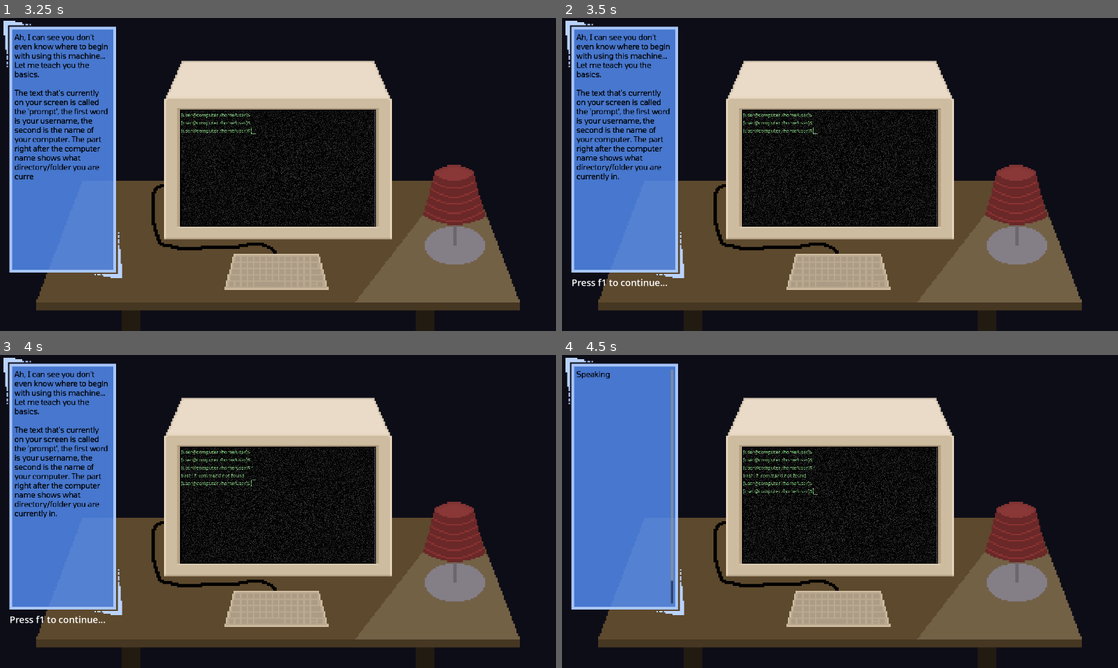
Above: before the commit, frames 1-4 (two rows, left to right).
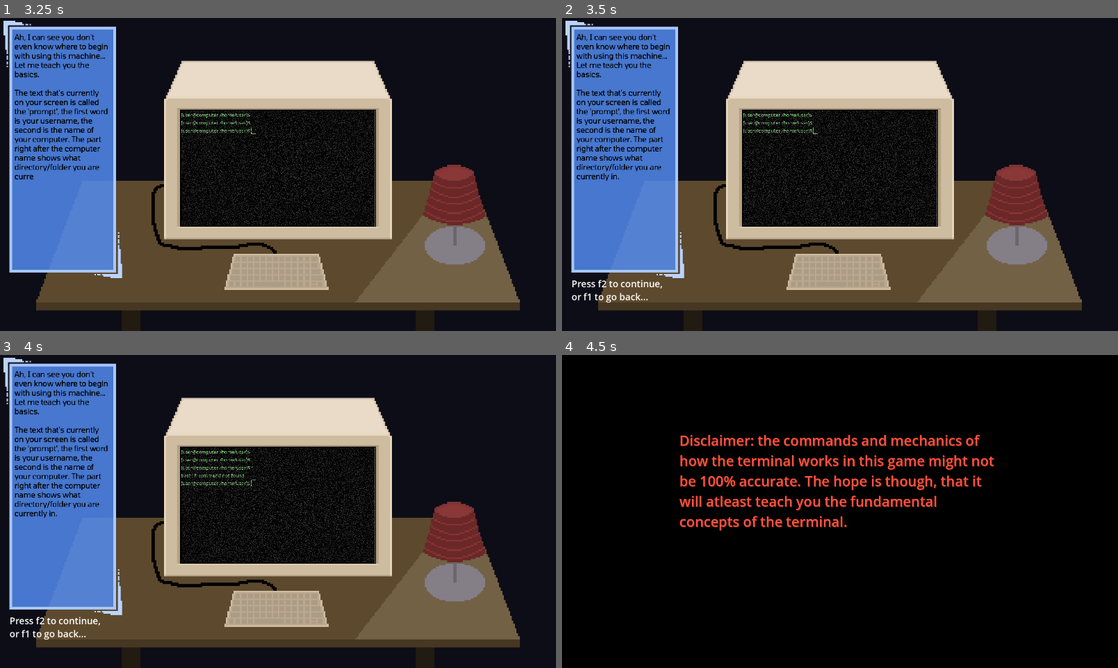
Above: after the commit, the same moments.

Repository: bunnybunnybun/The-Resistance
Game: Godot game, scene res://scenes/LearningTheBasics.tscn
The game is run twice, just before and just after one commit, with the same random seed, the same clock (stepped at 60 frames per second) and the same inputs. This scene is started directly instead of the project's main scene.
Inputs (mouse positions are in pixels of both pictures, inside the frame that each line leads up to):
- Up to frame 1 (3.25 s): tap Enter at 0.5, 0.6, 1.35, 2.3, 3.05 s; move the mouse to (61, 149) at 0.52 s; hold Right 0.53-1.28 s; click (61, 149) at 0.67 s; move the mouse to (278, 168) at 1.27 s; hold Down 1.28-2.03 s; click (278, 168) at 1.42 s; move the mouse to (333, 105) at 2.02 s; hold Right 2.03-2.78 s; tap Alt at 2.1 s; move the mouse to (250, 237) at 2.77 s; hold F2 (forward_in_dialog, bound only after the commit) from 2.78 s (still down); tap Shift at 2.85 s; click (250, 237) at 2.92 s
- Up to frame 2 (3.5 s): keep holding F2 (forward_in_dialog, bound only after the commit)
- Up to frame 3 (4 s): tap F at 3.5 s; move the mouse to (444, 558) at 3.52 s; release F2 (forward_in_dialog, bound only after the commit) at 3.53 s; hold Left from 3.53 s (still down); tap Enter at 3.6 s
- Up to frame 4 (4.5 s): keep holding Left; tap F1 (continue_in_dialog, bound only before the commit) at 4.15 s; move the mouse to (673, 464) at 4.27 s; tap Enter at 4.35 s

Frame 1 is identical in both runs. In frame 2, 0.3% of the frame differs, in the area x 1-19%, y 83-92%; in frame 3, 0.3%; in frame 4, 54%, in the area x 0-94%, y 0-100%.

Commit message:
Created pixel art dialog box for the intro scene, and added the ability to go backwards through the scenes in case you forget something.

Diff:
--- a/project.godot
+++ b/project.godot
@@ -33,11 +33,6 @@
 
 [input]
 
-continue_in_dialog={
-"deadzone": 0.2,
-"events": [Object(InputEventKey,"resource_local_to_scene":false,"resource_name":"","device":-1,"window_id":0,"alt_pressed":false,"shift_pressed":false,"ctrl_pressed":false,"meta_pressed":false,"pressed":false,"keycode":0,"physical_keycode":4194332,"key_label":0,"unicode":0,"location":0,"echo":false,"script":null)
-]
-}
 escape={
 "deadzone": 0.2,
 "events": [Object(InputEventKey,"resource_local_to_scene":false,"resource_name":"","device":-1,"window_id":0,"alt_press …(195 unchanged characters)…
@@ -48,6 +43,16 @@
 "events": [Object(InputEventKey,"resource_local_to_scene":false,"resource_name":"","device":-1,"window_id":0,"alt_press …(189 unchanged characters)…
 ]
 }
+forward_in_dialog={
+"deadzone": 0.2,
+"events": [Object(InputEventKey,"resource_local_to_scene":false,"resource_name":"","device":-1,"window_id":0,"alt_pressed":false,"shift_pressed":false,"ctrl_pressed":false,"meta_pressed":false,"pressed":false,"keycode":0,"physical_keycode":4194333,"key_label":0,"unicode":0,"location":0,"echo":false,"script":null)
+]
+}
+backward_in_dialog={
+"deadzone": 0.2,
+"events": [Object(InputEventKey,"resource_local_to_scene":false,"resource_name":"","device":-1,"window_id":0,"alt_pressed":false,"shift_pressed":false,"ctrl_pressed":false,"meta_pressed":false,"pressed":false,"keycode":0,"physical_keycode":4194332,"key_label":0,"unicode":0,"location":0,"echo":false,"script":null)
+]
+}
 
 [rendering]
 
--- a/scenes/IntroDialog.tscn
+++ b/scenes/IntroDialog.tscn
@@ -1,5 +1,6 @@
-[gd_scene load_steps=4 format=3 uid="uid://c10ly7icxihtw"]
+[gd_scene load_steps=5 format=3 uid="uid://c10ly7icxihtw"]
 
+[ext_resource type="Texture2D" uid="uid://dhuwu63buvsdt" path="res://images/intro_dialog_box.png" id="1_30aji"]
 [ext_resource type="FontFile" uid="uid://ch8t435m137eh" path="res://fonts/Tomorrow/Tomorrow-Regular.ttf" id="1_xkam6"]
 [ext_resource type="Script" uid="uid://b56gt8twdwi8y" path="res://scripts/label.gd" id="2_g2clt"]
 [ext_resource type="PackedScene" uid="uid://c22nd57fwepa8" path="res://scenes/pause_menu.tscn" id="3_g2clt"]
@@ -21,6 +22,23 @@
 grow_vertical = 2
 color = Color(0, 0, 0, 1)
 
+[node name="TextureRect" type="TextureRect" parent="."]
+visible = false
+texture_filter = 1
+layout_mode = 1
+anchors_preset = 8
+anchor_left = 0.5
+anchor_top = 0.5
+anchor_right = 0.5
+anchor_bottom = 0.5
+offset_left = -492.25
+offset_top = -492.25
+offset_right = 492.25
+offset_bottom = 492.25
+grow_horizontal = 2
+grow_vertical = 2
+texture = ExtResource("1_30aji")
+
 [node name="Label" type="Label" parent="."]
 visible = false
 layout_mode = 1
@@ -29,14 +47,15 @@
 anchor_top = 0.5
 anchor_right = 0.5
 anchor_bottom = 0.5
-offset_left = -473.7174
-offset_top = -360.21875
-offset_right = 473.7174
-offset_bottom = 360.21875
+offset_left = -446.0
+offset_top = -443.5
+offset_right = 444.0
+offset_bottom = 446.5
 grow_horizontal = 2
 grow_vertical = 2
-theme_override_colors/font_color = Color(0.7711869, 0.8070242, 0.9878445, 1)
-theme_override_colors/font_shadow_color = Color(0.33258724, 0.1284658, 0.7799957, 0.89411765)
+theme_override_colors/font_color = Color(0, 0, 0, 1)
+theme_override_colors/font_outline_color = Color(0, 0, 0, 1)
+theme_override_constants/outline_size = 1
 theme_override_fonts/font = ExtResource("1_xkam6")
 theme_override_font_sizes/font_size = 46
 text = "It's 2042. The government has become an authoritarian regime. They have cameras, trackers in all electronical devices, and they know where you are and what you are doing at all times, just like the books of ol' warned us of.
@@ -54,16 +73,16 @@
 anchor_top = 1.0
 anchor_right = 1.0
 anchor_bottom = 1.0
-offset_left = -568.0
-offset_top = -130.0
-offset_right = -108.0
-offset_bottom = -54.0
+offset_left = -995.0
+offset_top = -171.0
+offset_right = -517.0
+offset_bottom = -95.0
 grow_horizontal = 0
 grow_vertical = 0
 theme_override_colors/font_color = Color(1, 1, 1, 1)
 theme_override_colors/font_outline_color = Color(0, 0, 0, 0)
 theme_override_font_sizes/font_size = 46
-text = "Press f1 to continue..."
+text = "Press f2 to continue..."
 
 [node name="Label3" type="Label" parent="."]
 layout_mode = 1
@@ -88,4 +107,5 @@
 autowrap_mode = 3
 
 [node name="PauseMenu" parent="." instance=ExtResource("3_g2clt")]
+visible = false
 layout_mode = 1
--- a/scenes/LearningTheBasics.tscn
+++ b/scenes/LearningTheBasics.tscn
@@ -118,20 +118,19 @@
 bbcode_enabled = true
 script = ExtResource("3_sy6ad")
 
-[node name="Label2" type="Label" parent="."]
+[node name="Label2" type="RichTextLabel" parent="."]
 layout_mode = 1
 anchors_preset = 4
 anchor_top = 0.5
 anchor_bottom = 0.5
 offset_left = 33.0
-offset_top = 350.0
-offset_right = 365.0
-offset_bottom = 395.0
+offset_top = 354.0
+offset_right = 399.0
+offset_bottom = 447.0
 grow_vertical = 2
-theme_override_colors/font_color = Color(1, 1, 1, 1)
 theme_override_colors/font_outline_color = Color(0, 0, 0, 0)
-theme_override_font_sizes/font_size = 32
-text = "Press f1 to continue..."
+theme_override_font_sizes/normal_font_size = 32
+bbcode_enabled = true
 
 [node name="TextEdit" type="TextEdit" parent="."]
 texture_filter = 1
--- a/scripts/label.gd
+++ b/scripts/label.gd
@@ -4,10 +4,14 @@
 @onready var label2: = $"../Label2"
 @onready var disclaimer = $"../Label3"
 @onready var current_dialog = "1"
+@onready var background_thing = $"../TextureRect"
 # Called when the node enters the scene tree for the first time.
 func _ready() -> void:
+	background_thing.visible = false
+	disclaimer.visible = true
 	await get_tree().create_timer(6.0).timeout
 	disclaimer.visible = false
+	background_thing.visible = true
 	label.visible = true
 	print("Ready!")
 	var tween_speed: float = text.length()*Global.dialog_speed
@@ -26,7 +30,7 @@
 	label2.visible = true
 
 func _input(event):
-	if Input.is_action_just_pressed("continue_in_dialog") and label2.visible == true:
+	if Input.is_action_just_pressed("forward_in_dialog") and label2.visible == true:
 		print("Space pressed. Current dialog is " + current_dialog)
 		label.visible_ratio = 0.0
 		label2.visible = false
--- a/scripts/rich_text_label.gd
+++ b/scripts/rich_text_label.gd
@@ -15,6 +15,7 @@
 }
 func _ready() -> void:
 	label.text = dialogs[current_dialog]
+	label2.text = "Press f2 to continue,\nor f1 to go back..."
 	label2.visible = false
 	var tween_speed: float = text.length()*Global.dialog_speed
 	visible_ratio = 0.0
@@ -30,13 +31,13 @@
 
 func on_tween_finish():
 	if current_dialog == 4:
-		label2.text = "Complete the task to continue..."
+		label2.text = "Complete the task to continue, or press f1 to go back..."
 	if current_dialog == 7:
-		label2.text = "Press f1 to continue..."
+		label2.text = "Press f2 to continue,\nor f1 to go back..."
 	label2.visible = true
 
 func _input(event):
-	if Input.is_action_just_pressed("continue_in_dialog") and label2.visible == true and label2.text == "Press f1 to continue...":
+	if Input.is_action_just_pressed("forward_in_dialog") and label2.visible == true and label2.text == "Press f2 to continue,\nor f1 to go back...":
 		label.accept_event()
 		label.visible_ratio = 0.0
 		label2.visible = false
@@ -49,7 +50,27 @@
 			tween.tween_property(label, "visible_ratio", 1.0, tween_speed)
 			tween.finished.connect(on_tween_finish)
 		else:
-			print("Oh no you've reached the end of the dialog!!")
+			label.text = "[b][color=red]Hmmm, it appears that the game is not finished, and you have reached the end of the dialog that has been created so far... More coming soon, maybe?[/color][/b]"
+			var tween_speed: float = text.length()*Global.dialog_speed
+			var tween = create_tween()
+			tween.set_trans(Tween.TRANS_LINEAR)
+			tween.tween_property(label, "visible_ratio", 1.0, tween_speed)
+			tween.finished.connect(on_tween_finish)
+
+	if Input.is_action_just_pressed("backward_in_dialog") and label2.visible == true:
+		label.accept_event()
+		label.visible_ratio = 0.0
+		label2.visible = false
+		current_dialog -= 1
+		if dialogs.has(current_dialog):
+			label.text = dialogs[current_dialog]
+			var tween_speed: float = text.length()*Global.dialog_speed
+			var tween = create_tween()
+			tween.set_trans(Tween.TRANS_LINEAR)
+			tween.tween_property(label, "visible_ratio", 1.0, tween_speed)
+			tween.finished.connect(on_tween_finish)
+		else:
+			get_tree().change_scene_to_file("res://scenes/IntroDialog.tscn")
 func nmcli_list_completed():
 	if current_dialog == 4 and label2.visible == true:
 		label.accept_event()
Binary file added: images/intro_dialog_box.aseprite
Binary file added: images/intro_dialog_box.png
Not shown, added: images/intro_dialog_box.png.import
